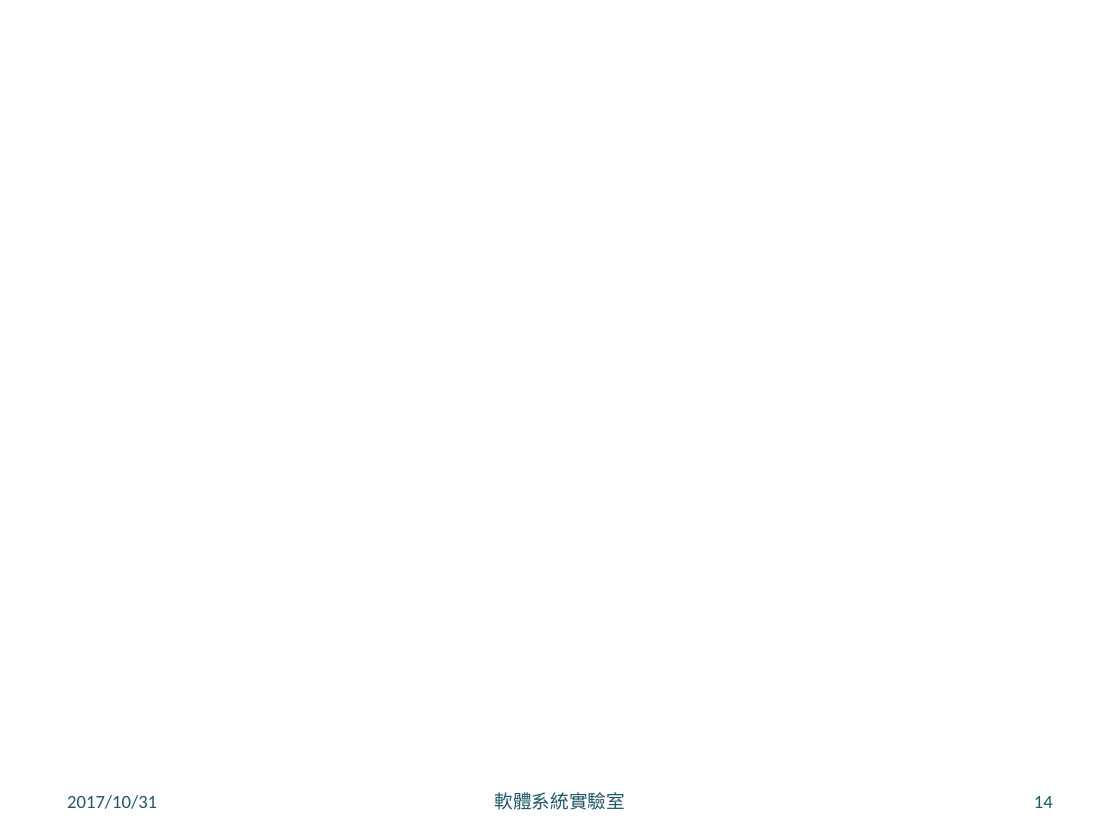
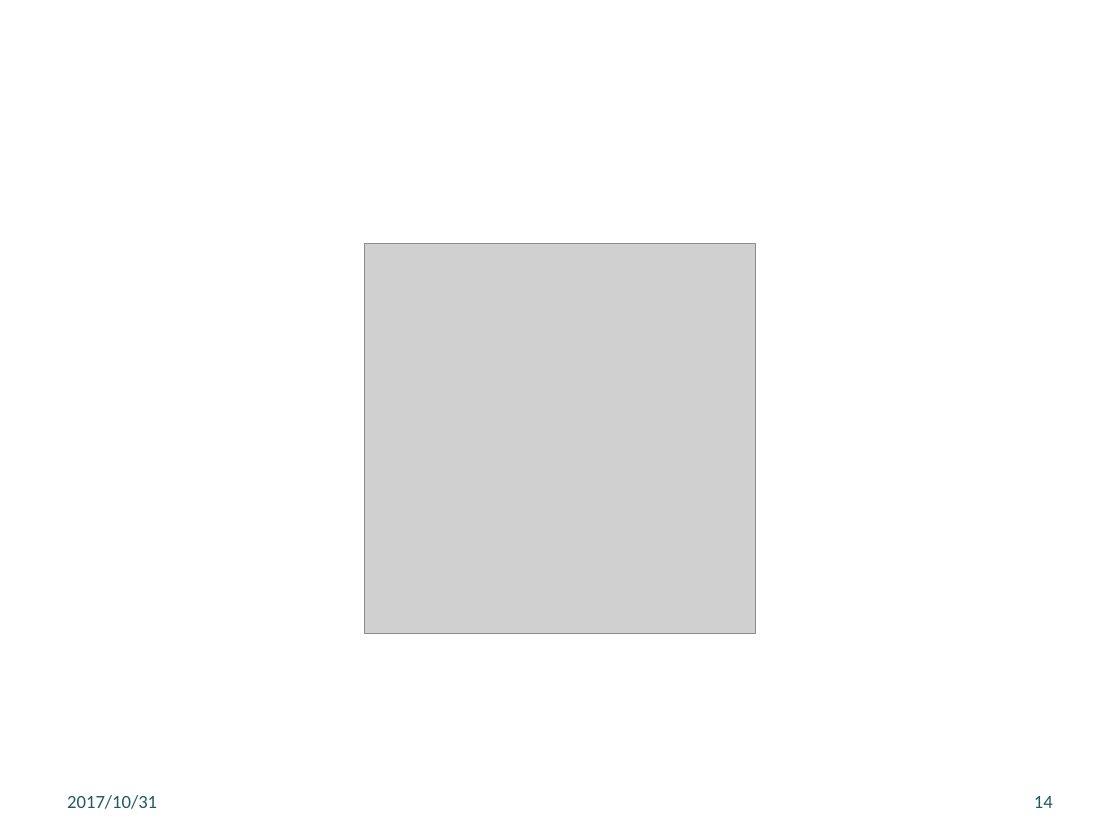
Before and after one commit to disc9562/SE_PASS, a slide deck: slide 14 of doc/report.pptx. Drawn at 1120x840 pixels with LibreOffice and Linux fonts; fonts in the diff are those of the drawing; grey boxes stand for pictures; background and template pictures are left out. Boxes give left, top, right and bottom in pixels: in the first picture for what was removed or moved away, otherwise in the second. Text is boxed around its words. In the diff, an @@ line names an element or a change of style, - is before the commit and + after.

```diff
--- a/doc/report.pptx
+++ b/doc/report.pptx
@@ picture added at bbox=[365, 244, 755, 634] @@
@@ text removed at bbox=[495, 792, 626, 810] @@
-軟體系統實驗室
```
Also in this commit, not shown: 4 other slides changed.
